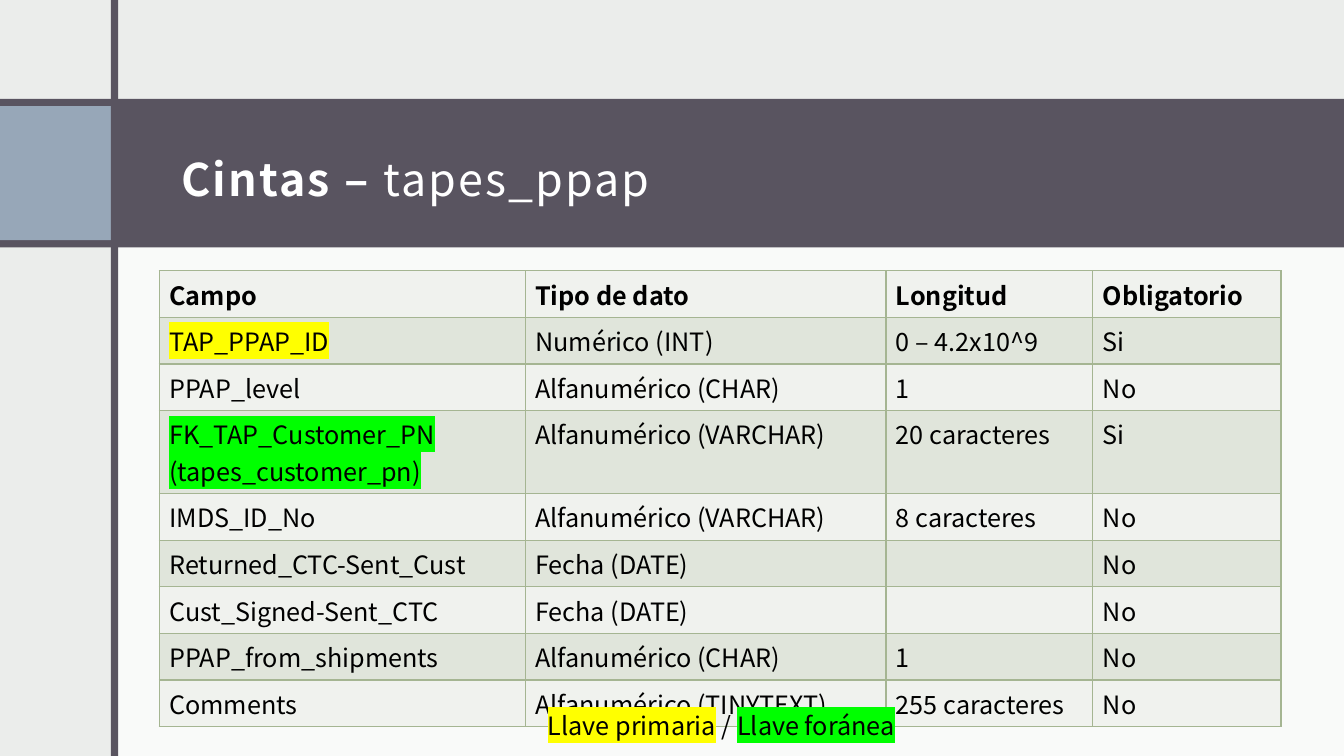
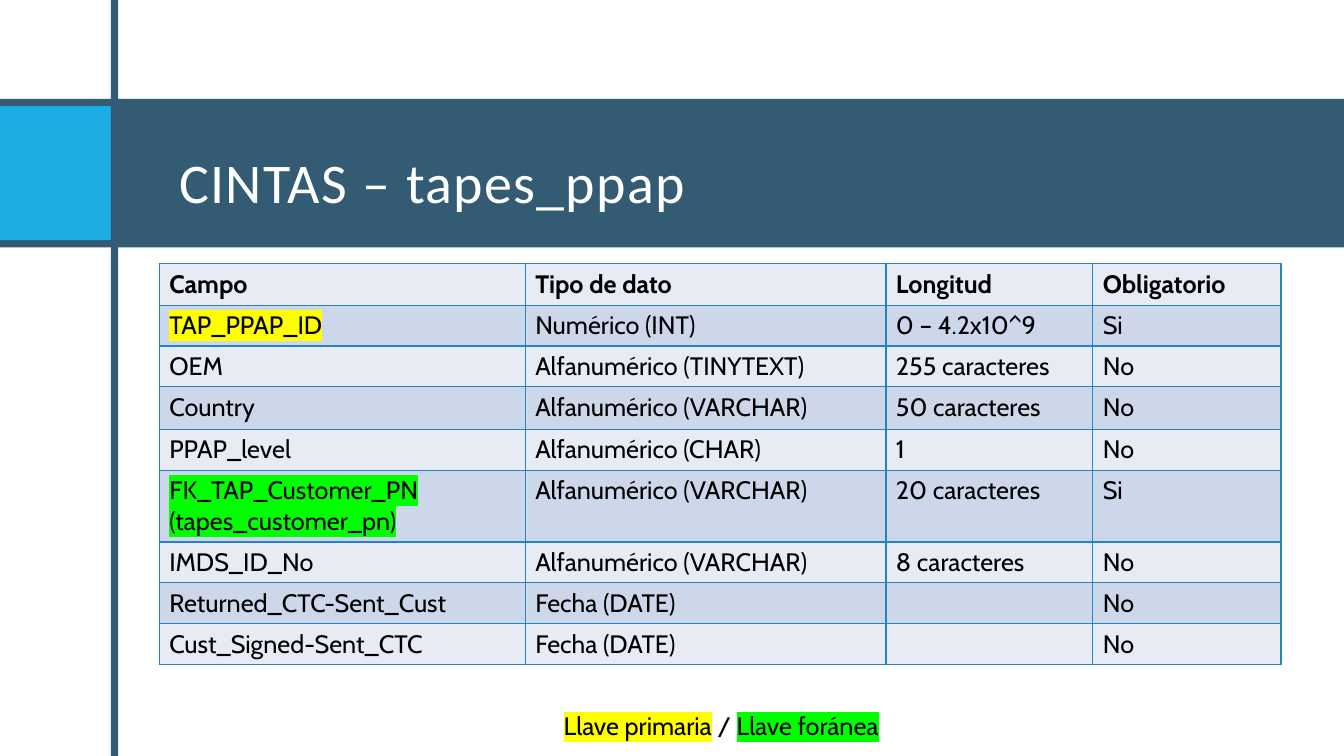
Before and after one commit to Santiago-004/proyecto, a slide deck: slide 17 of Proyecto.pptx (slide 19 before the commit). Drawn at 1344x756 pixels with LibreOffice and Linux fonts; fonts in the diff are those of the drawing. Boxes give left, top, right and bottom in pixels: in the first picture for what was removed or moved away, otherwise in the second. Text is boxed around its words. In the diff, an @@ line names an element or a change of style, - is before the commit and + after.

```diff
--- a/Proyecto.pptx
+++ b/Proyecto.pptx
@@ background #EBEDEB to #FFFFFF @@
@@ rectangle removed at box(0, 0, 1344, 756) @@
@@ rectangle at box(111, 1, 118, 756): fill #595460 to #335B74 @@
@@ rectangle removed at box(513, 1, 520, 756) @@
@@ rectangle removed at box(520, 0, 1344, 756) @@
@@ rectangle at box(0, 99, 1344, 247): fill #595460 to #335B74 @@
@@ rectangle at box(0, 106, 111, 240): fill #97A7B8 to #1CADE4 @@
@@ title at box(179, 166, 685, 212): text changed; size 32 to 40 pt; font Noto Sans CJK JP to Calibri @@
-Cintas – tapes_ppap
+CINTAS – tapes_ppap
@@ table at box(159, 264, 1281, 663) @@
+row 3: OEM | Alfanumérico (TINYTEXT) | 255 caracteres | No
+row 4: Country | Alfanumérico (VARCHAR) | 50 caracteres | No
-row 8: PPAP_from_shipments | Alfanumérico (CHAR) | 1 | No
-row 9: Comments | Alfanumérico (TINYTEXT) | 255 caracteres | No
@@ fill #F0F3EE to #E8EDF5 in 20 cells @@
@@ fill #E1E5DC to #CDD9EA in 16 cells @@
@@ font Noto Sans CJK JP to Cabin in "Campo", "Tipo de dato", "Longitud", "Obligatorio" and 10 more places @@
@@ borders changed @@
@@ table: place and size @@
-table at box(159, 271, 1281, 724)
+table at box(159, 264, 1281, 663)
@@ text "Llave primaria / Llave foránea" at box(564, 716, 879, 741): font Noto Sans CJK JP to Cabin @@
```
Also in this commit, not shown: 31 other slides changed, 11 slides added, 2 slides removed, 2 other files.
